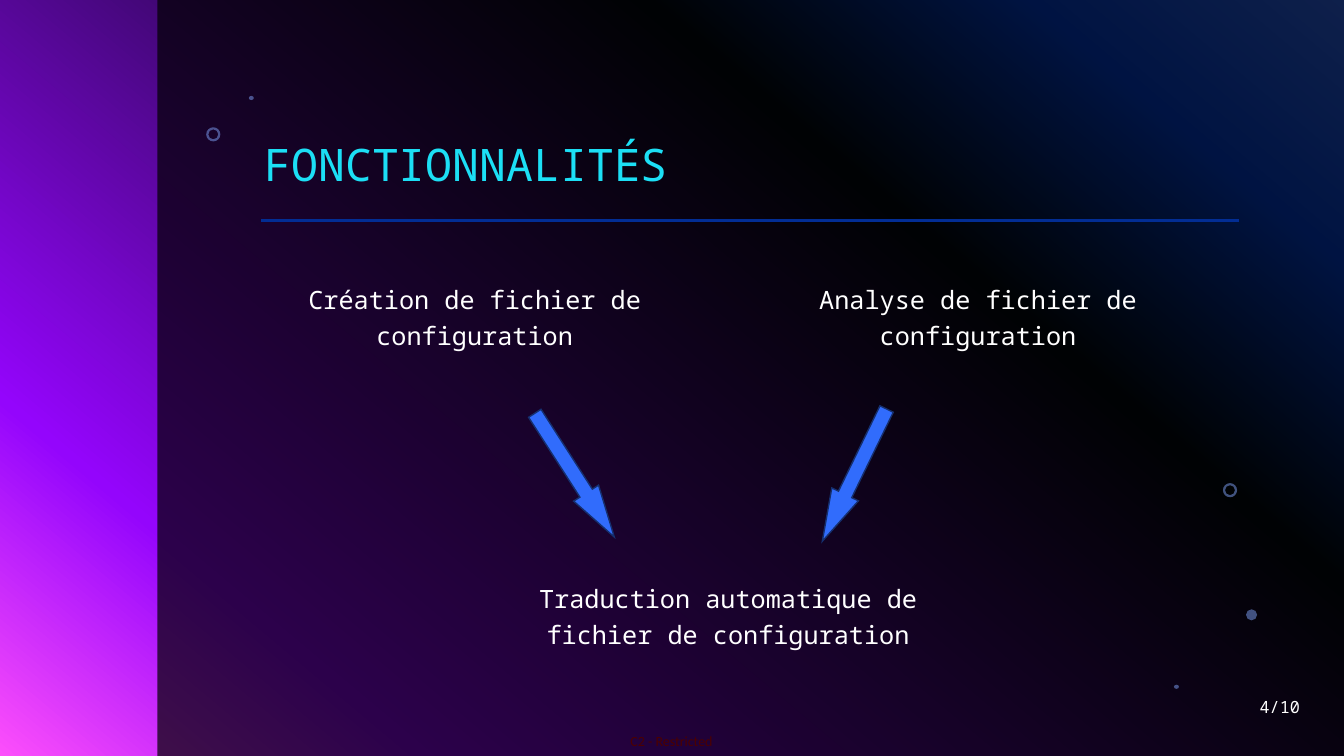
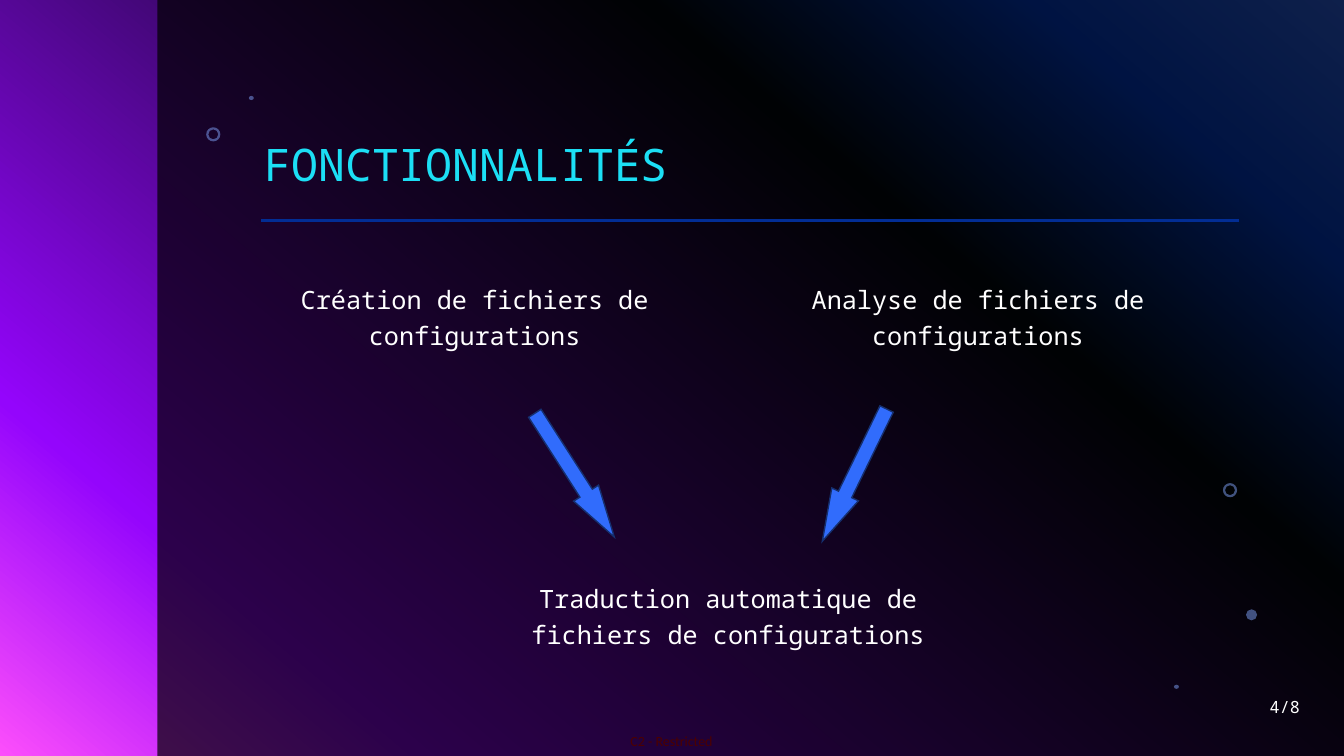
Before and after one commit to TanguyPetiaud/PTUT, a slide deck: slide 4 of Présentations/PRÉSENTATION.pptx. Drawn at 1344x756 pixels with LibreOffice and Linux fonts; fonts in the diff are those of the drawing; background and template pictures are left out. Boxes give left, top, right and bottom in pixels: in the first picture for what was removed or moved away, otherwise in the second. Text is boxed around its words. In the diff, an @@ line names an element or a change of style, - is before the commit and + after.

```diff
--- a/Présentations/PRÉSENTATION.pptx
+++ b/Présentations/PRÉSENTATION.pptx
@@ text at (x1=301, y1=289, x2=648, y2=351): text changed @@
-Création de fichier de configuration
+Création de fichiers de configurations
@@ text at (x1=812, y1=289, x2=1144, y2=351): text changed @@
-Analyse de fichier de configuration
+Analyse de fichiers de configurations
@@ text at (x1=531, y1=589, x2=925, y2=650): text changed @@
-Traduction automatique de fichier de configuration
+Traduction automatique de fichiers de configurations
@@ page number at (x1=1270, y1=701, x2=1300, y2=713): text changed @@
-4/10
+4/8
```
Also in this commit, not shown: 2 other slides changed, 1 slide added, 3 slides removed.
